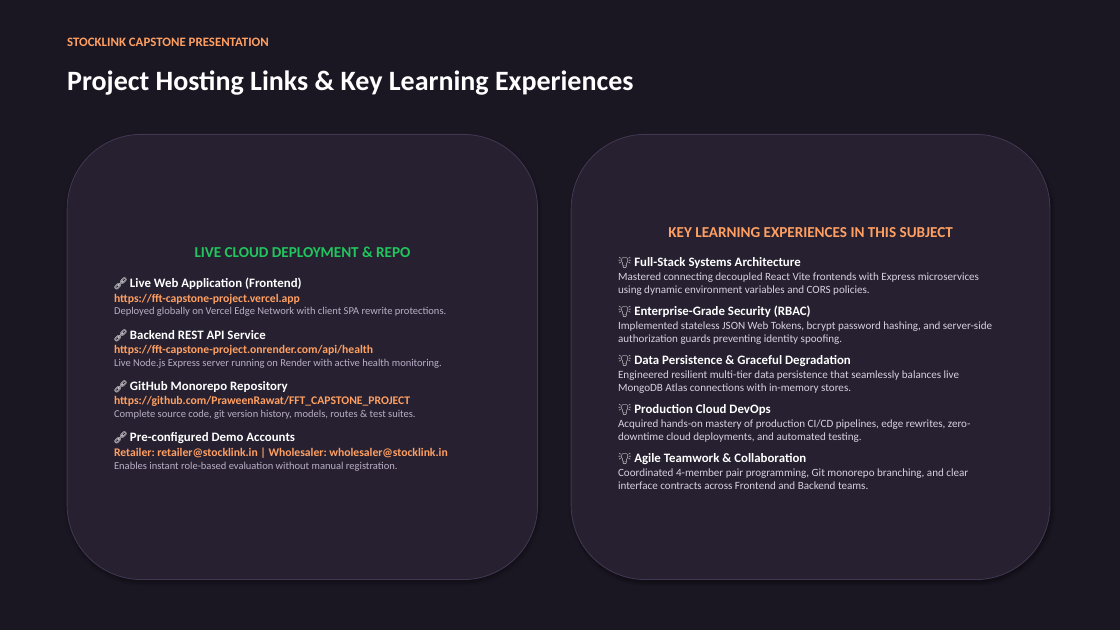
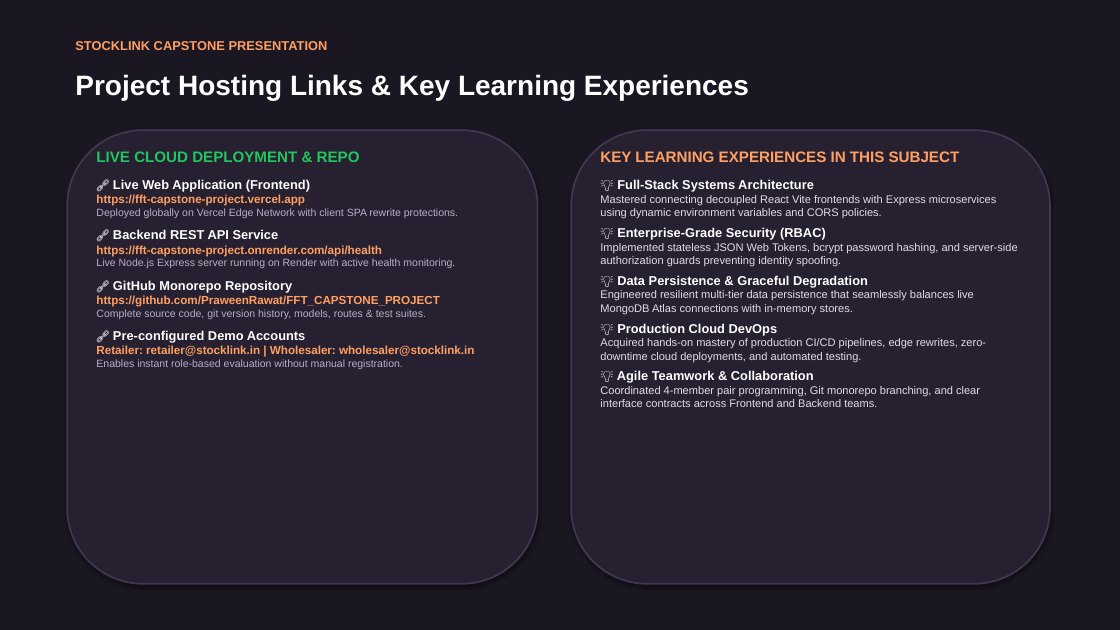
Before and after one commit to PraweenRawat/FFT_CAPSTONE_PROJECT, a slide deck: slide 5 of StockLink_Capstone_Presentation.pptx. Drawn at 1120x630 pixels with LibreOffice and Linux fonts; fonts in the diff are those of the drawing. Boxes give left, top, right and bottom in pixels: in the first picture for what was removed or moved away, otherwise in the second. Text is boxed around its words. In the diff, an @@ line names an element or a change of style, - is before the commit and + after.

```diff
--- a/StockLink_Capstone_Presentation.pptx
+++ b/StockLink_Capstone_Presentation.pptx
@@ background #FFFFFF to #1A1622 @@
@@ rectangle removed at [0,0,1120,630] @@
@@ text "STOCKLINK CAPSTONE PRESENTATION" at [75,41,328,50]: font Calibri to Arial @@
@@ text "Project Hosting Links & Key ..." at [75,74,749,100]: font Calibri to Arial @@
@@ rounded rectangle added at [67,130,538,584], fill #262030, outline #413750 1.5 pt @@
@@ text "LIVE CLOUD DEPLOYMENT & REPO": place and size @@
-text "LIVE CLOUD DEPLOYMENT & REPO" at [67,134,538,580]
+text "LIVE CLOUD DEPLOYMENT & REPO" at [96,151,474,369]
@@ text "LIVE CLOUD DEPLOYMENT & REPO" at [96,151,474,369]: font Calibri to Arial; alignment centre to left; less space between paragraphs; vertical alignment middle to top; fill #262030 to none; outline #413750 0.75 pt to none; shadow off @@
@@ rounded rectangle: place and size @@
-rounded rectangle at [571,134,1050,580]
+rounded rectangle at [571,130,1050,584]
@@ rounded rectangle at [571,130,1050,584]: outline #413750 0.75 pt to #413750 1.5 pt @@
@@ text added at [600,151,1018,407], 9.5 pt, text #E1DAEB @@
+KEY LEARNING EXPERIENCES IN THIS SUBJECT
+💡 Full-Stack Systems Architecture
+Mastered connecting decoupled React Vite frontends with Express microservices using dynamic environment variables and CORS policies.
+💡 Enterprise-Grade Security (RBAC)
+Implemented stateless JSON Web Tokens, bcrypt password hashing, and server-side authorization guards preventing identity spoofing.
+💡 Data Persistence & Graceful Degradation
+Engineered resilient multi-tier data persistence that seamlessly balances live MongoDB Atlas connections with in-memory stores.
+💡 Production Cloud DevOps
+Acquired hands-on mastery of production CI/CD pipelines, edge rewrites, zero-downtime cloud deployments, and automated testing.
+💡 Agile Teamwork & Collaboration
+Coordinated 4-member pair programming, Git monorepo branching, and clear interface contracts across Frontend and Backend teams.
@@ text in rounded rectangle at [618,227,992,489]: text removed @@
-KEY LEARNING EXPERIENCES IN THIS SUBJECT
-💡 Full-Stack Systems Architecture
-Mastered connecting decoupled React Vite frontends with Express microservices using dynamic environment variables and CORS policies.
-💡 Enterprise-Grade Security (RBAC)
-Implemented stateless JSON Web Tokens, bcrypt password hashing, and server-side authorization guards preventing identity spoofing.
-💡 Data Persistence & Graceful Degradation
-Engineered resilient multi-tier data persistence that seamlessly balances live MongoDB Atlas connections with in-memory stores.
-💡 Production Cloud DevOps
-Acquired hands-on mastery of production CI/CD pipelines, edge rewrites, zero-downtime cloud deployments, and automated testing.
-💡 Agile Teamwork & Collaboration
-Coordinated 4-member pair programming, Git monorepo branching, and clear interface contracts across Frontend and Backend teams.
```
Also in this commit, not shown: 4 other slides changed, 1 other file.
